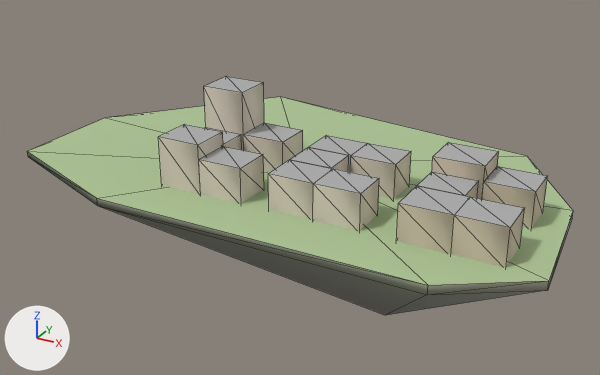
The glTF model godot_project/remake/sky/islands/SKY-092.lod2.glb, before and after one commit.
Rendered twice from a 50 mm lens placed at (83.4, -151.9, 70.8), pointed at (-1.0, 1.6, -6.0). The axes (+X, +Y, +Z) are drawn at lower left. The lights are the same throughout. The first picture is the older version. Mesh edges are drawn as thin lines.

Objects in the first picture: 'buildings', 'deck', 'rock'.
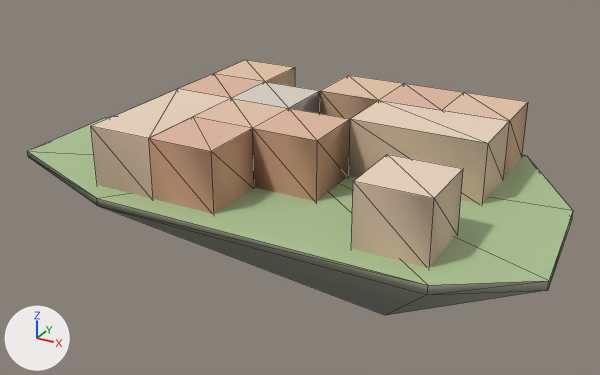
The change, as JSON lines over the scene's bpy script:
```json
{"op": "add", "block": "me_warren_hull", "code": ["me_warren_hull = bpy.data.meshes.new('warren_hull')", "me_warren_hull.from_pydata(...)  # 54 vertices, 120 faces; spans x -33.0..42.0, y -30.0..30.0, z -0.5..13.2", "me_warren_hull.materials.append(mat_sky_lod_bldg)"]}
{"op": "remove", "block": "ob_buildings", "code": ["ob_buildings = bpy.data.objects.new('buildings', me_buildings)", "ob_buildings.location = (0.0, 0.0, 0.0)"]}
{"op": "add", "block": "ob_warren_hull", "code": ["ob_warren_hull = bpy.data.objects.new('warren_hull', me_warren_hull)", "ob_warren_hull.location = (0.0, 0.0, 0.0)"]}
```

Pixel boxes (x1, y1, x2, y2) of what changed, in the pictures (600 x 375 px):
```json
{"object": "warren_hull", "change": "added", "after": [91, 60, 528, 268], "on screen": "beige"}
{"object": "buildings", "change": "deleted", "before": [158, 76, 548, 267]}
```
